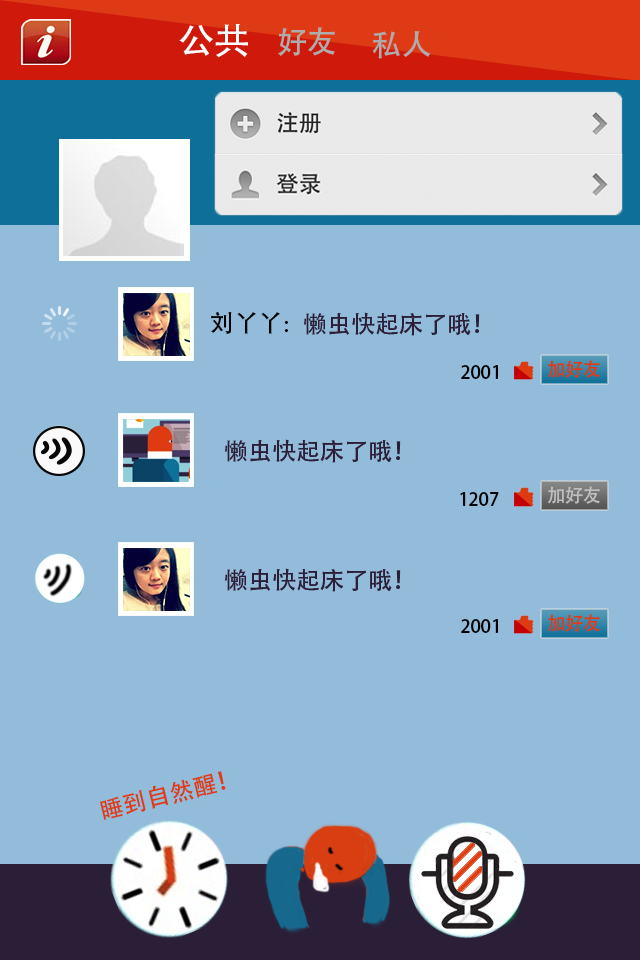
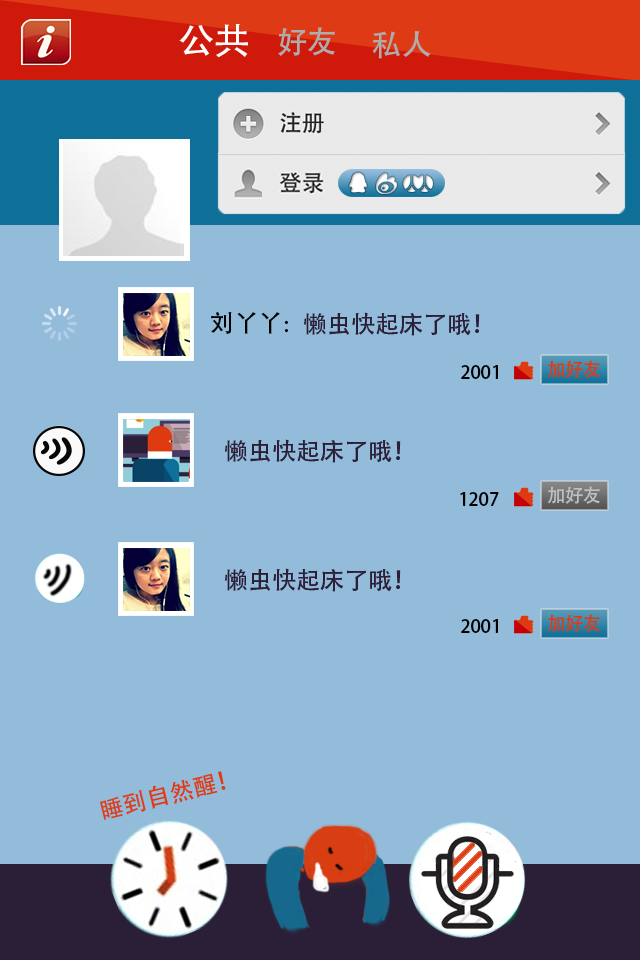
The second 640×960 image is a revision of the first. Changes to its layers:
removed layer "Layer 19" from group "未登陆" over bbox(214, 153, 623, 216)
removed layer "Layer 20" from group "未登陆" over bbox(214, 91, 623, 155)
added layer "ui_login" in group "未登陆" over bbox(217, 91, 626, 155)
added layer "Layer 25" in group "未登陆" over bbox(217, 152, 626, 215)
added layer "Layer 27 copy" in group "未登陆" over bbox(338, 169, 445, 186)
